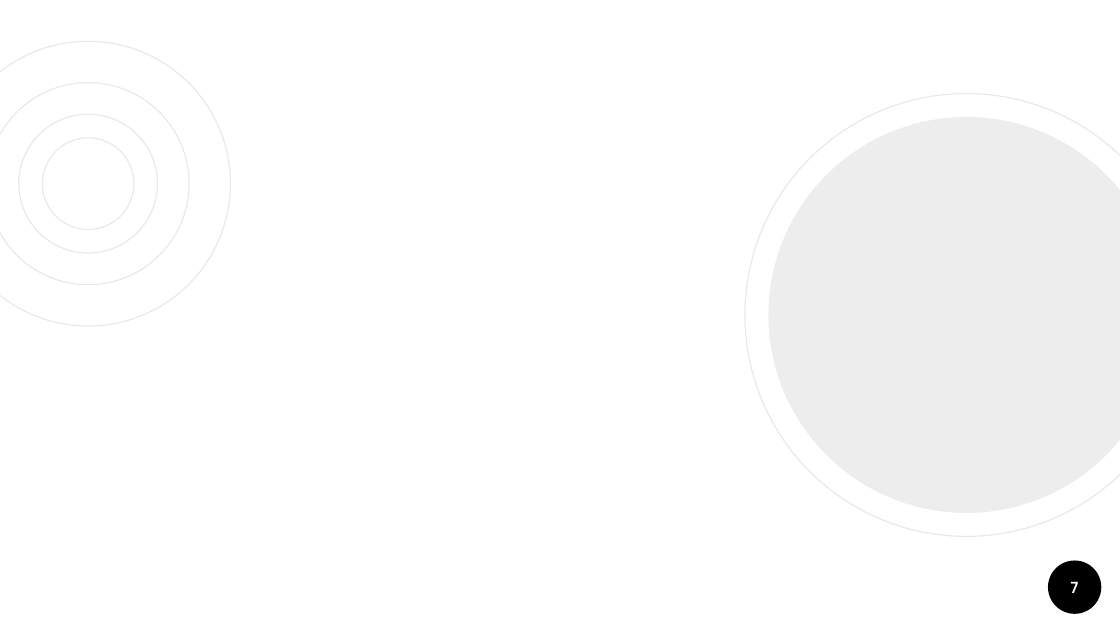
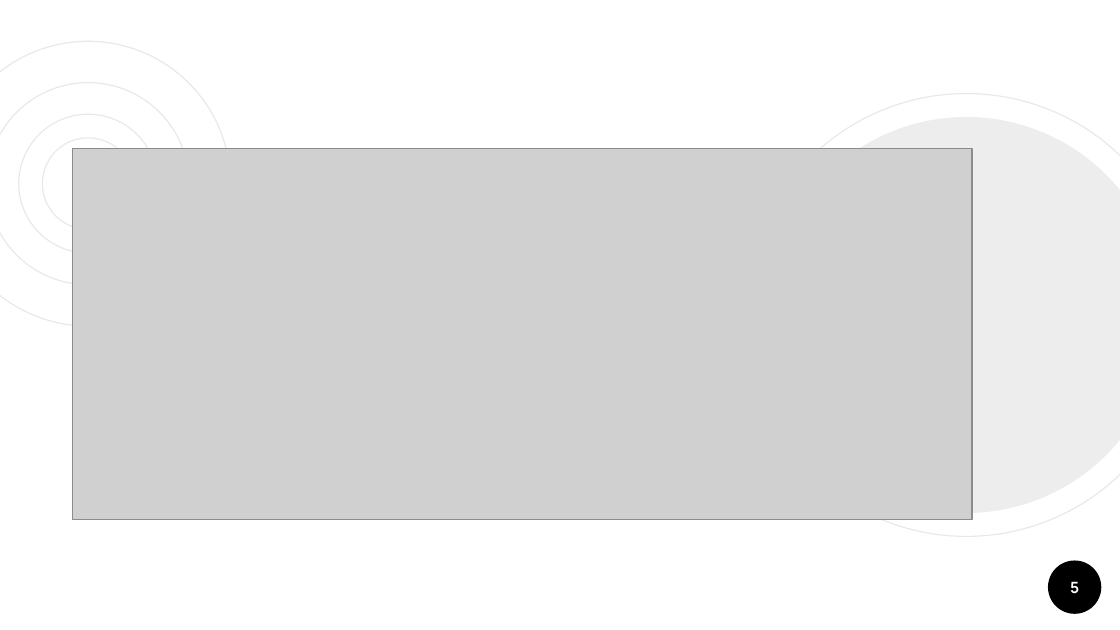
Before and after one commit to 50enta/gassX, a slide deck: slide 5 of Outros/ES - Arquitetura do Software.pptx (slide 7 before the commit). Drawn at 1120x630 pixels with LibreOffice and Linux fonts; fonts in the diff are those of the drawing; grey boxes stand for pictures. Boxes give left, top, right and bottom in pixels: in the first picture for what was removed or moved away, otherwise in the second. Text is boxed around its words. In the diff, an @@ line names an element or a change of style, - is before the commit and + after.

```diff
--- a/Outros/ES - Arquitetura do Software.pptx
+++ b/Outros/ES - Arquitetura do Software.pptx
@@ picture added at box(73, 148, 972, 519) @@
@@ page number at box(1070, 581, 1079, 594): text changed @@
-7
+5
```
Also in this commit, not shown: 1 other slide changed.
